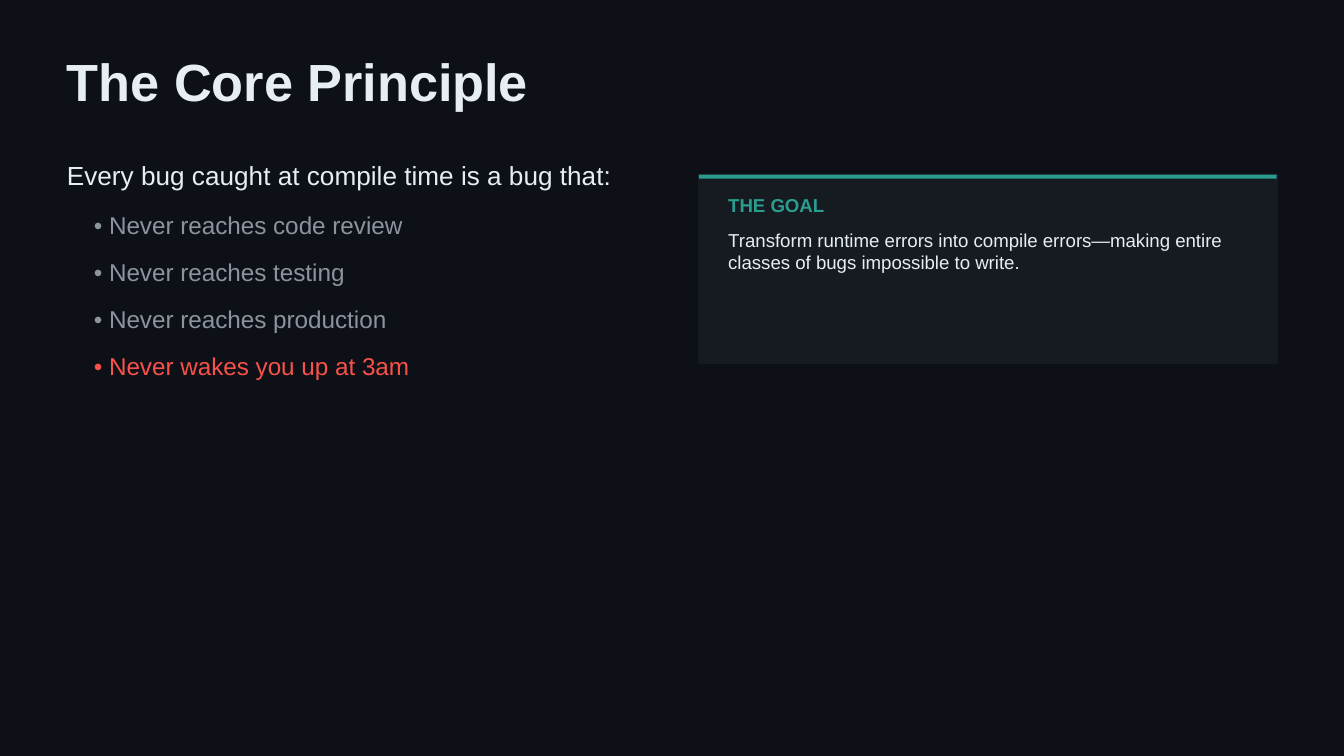
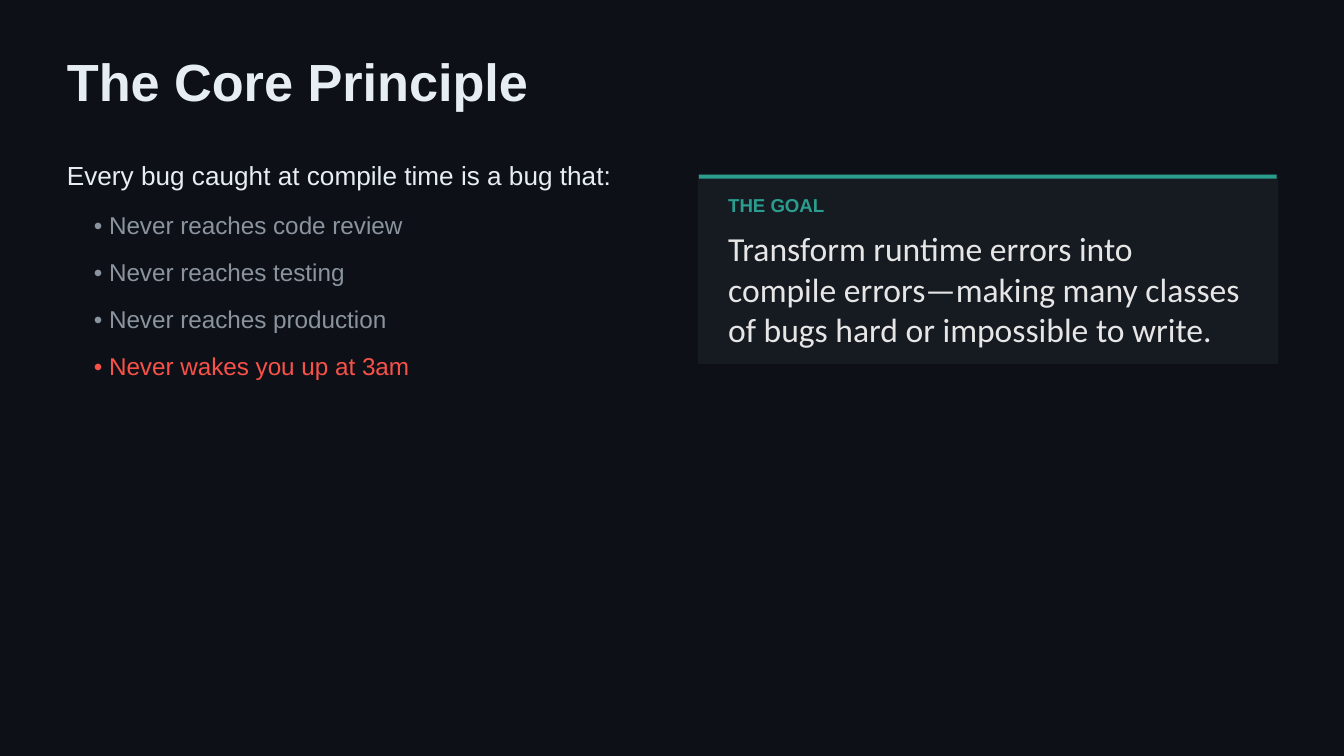
Before and after one commit to schroedermatthew/FatP, a slide deck: slide 2 of Teaching/Compile Time Errrors/compile_time_error_detection_overview.pptx. Drawn at 1344x756 pixels with LibreOffice and Linux fonts; fonts in the diff are those of the drawing. Boxes give left, top, right and bottom in pixels: in the first picture for what was removed or moved away, otherwise in the second. Text is boxed around its words. In the diff, an @@ line names an element or a change of style, - is before the commit and + after.

Commit message:
Updated lessons on compile time errors. Added tensor flow wrapper

```diff
--- a/Teaching/Compile Time Errrors/compile_time_error_detection_overview.pptx
+++ b/Teaching/Compile Time Errrors/compile_time_error_detection_overview.pptx
@@ text at bbox=[728, 238, 1239, 348]: text changed; size 10 to 18 pt; font Arial to Calibri; text colour #E6EDF3 to #E7E6E6 @@
-Transform runtime errors into compile errors—making entire classes of bugs impossible to write.
+Transform runtime errors into compile errors—making many classes of bugs hard or impossible to write.
```
Also in this commit, not shown: 6 other slides changed, 48 other files.
